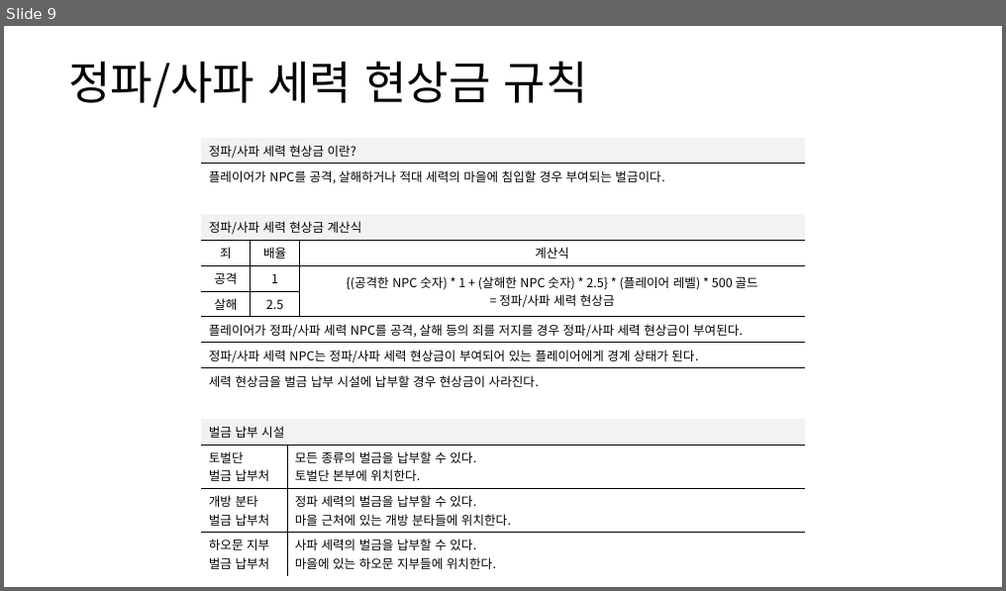
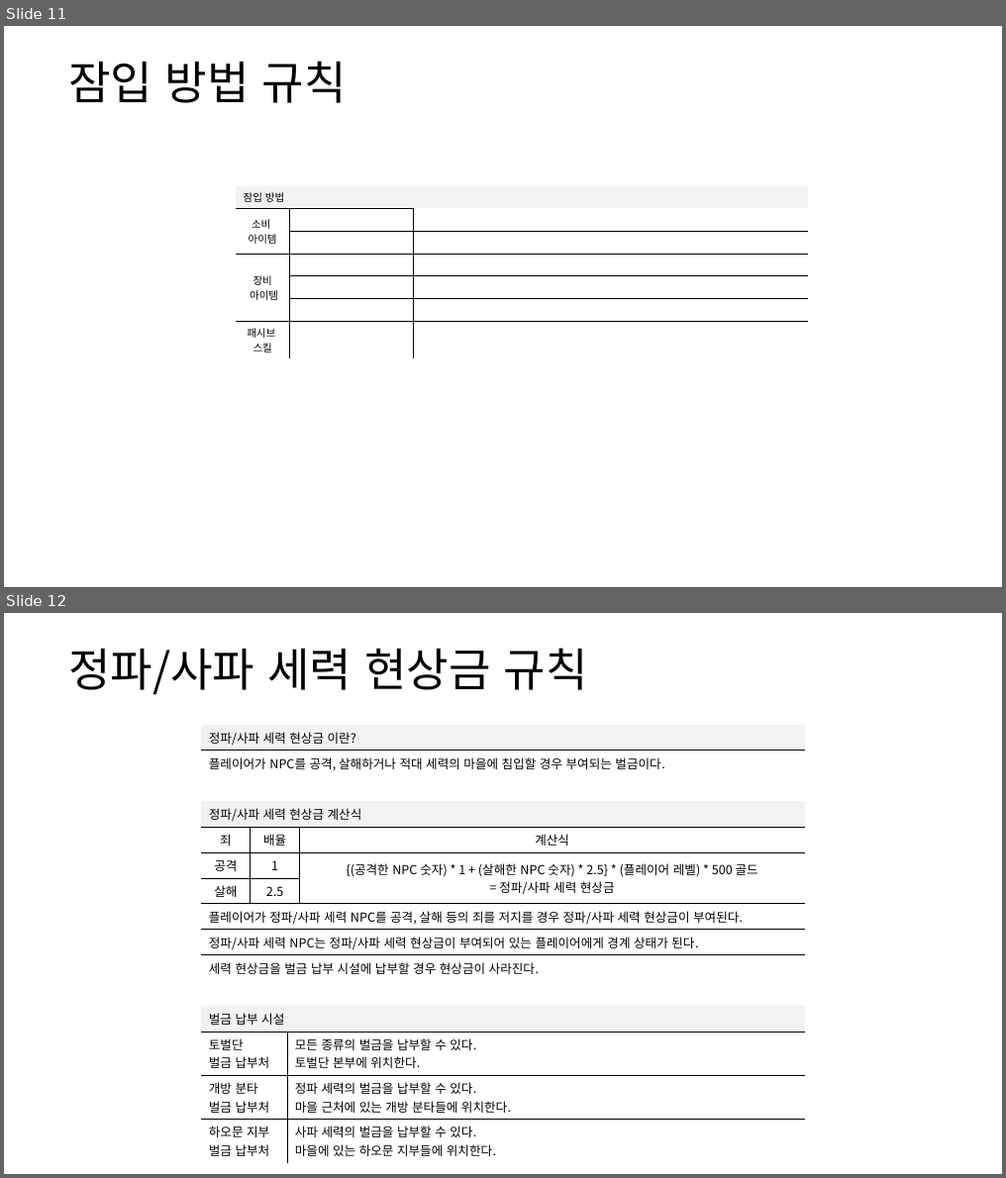
Before and after one commit to yjk0401/unityenginebasic_9th, a slide deck: 기획/방랑엽사전/세력 시스템 기획서.pptx. Shown one above the other, each under a label of ours: slide 9 before the commit, slides 11 and 12 after it. The pictures are 1006x591 and 1006x1178 pixels, drawn with LibreOffice and Linux fonts; fonts in the diff are those of the drawing. Boxes give left, top, right and bottom in pixels: in the first picture for what was removed or moved away, otherwise in the second. Text is boxed around its words. In the diff, an @@ line names an element or a change of style, - is before the commit and + after.

```diff
--- a/기획/방랑엽사전/세력 시스템 기획서.pptx
+++ b/기획/방랑엽사전/세력 시스템 기획서.pptx
@@ slide 11 added at [4, 26, 1002, 587], background #FFFFFF @@
@@ text added at [68, 61, 347, 103], 44 pt, text #000000 @@
+잠입 방법 규칙
@@ table added at [236, 186, 807, 357], 7 rows, 3 columns @@
+잠입 방법 |  | 
+소비 / 아이템 |  | 
+ |  | 
+장비 / 아이템 |  | 
+ |  | 
+ |  | 
+패시브 / 스킬 |  | 
@@ what was slide 9 is now slide 12 @@
```
Also in this commit, not shown: 3 slides changed, 3 other slides added, 3 other files.
